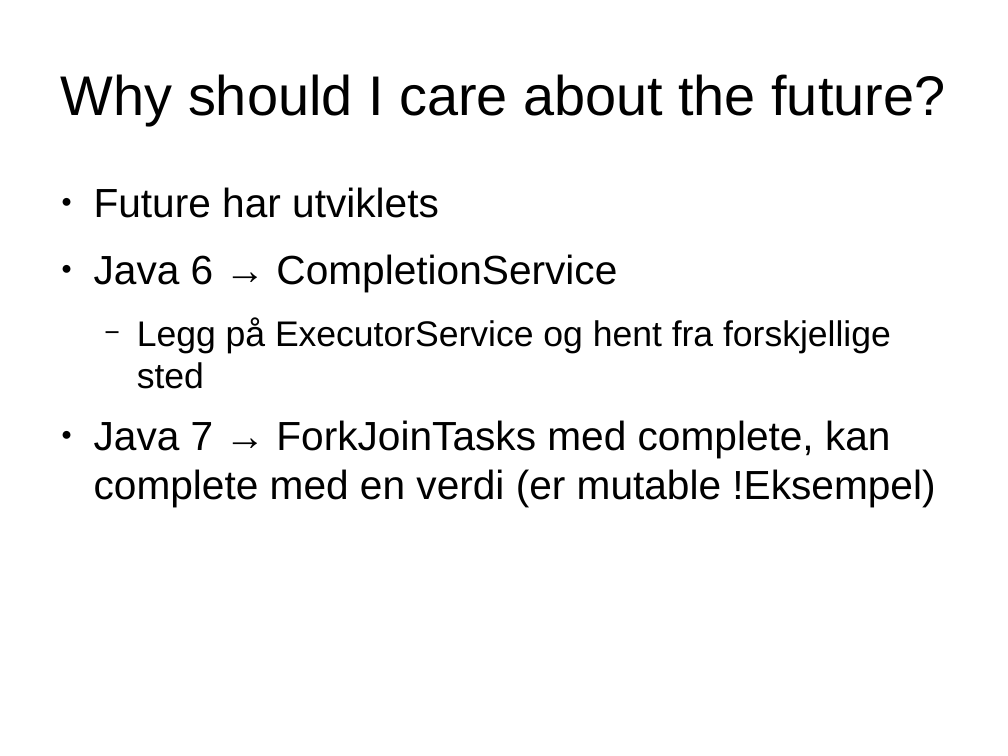
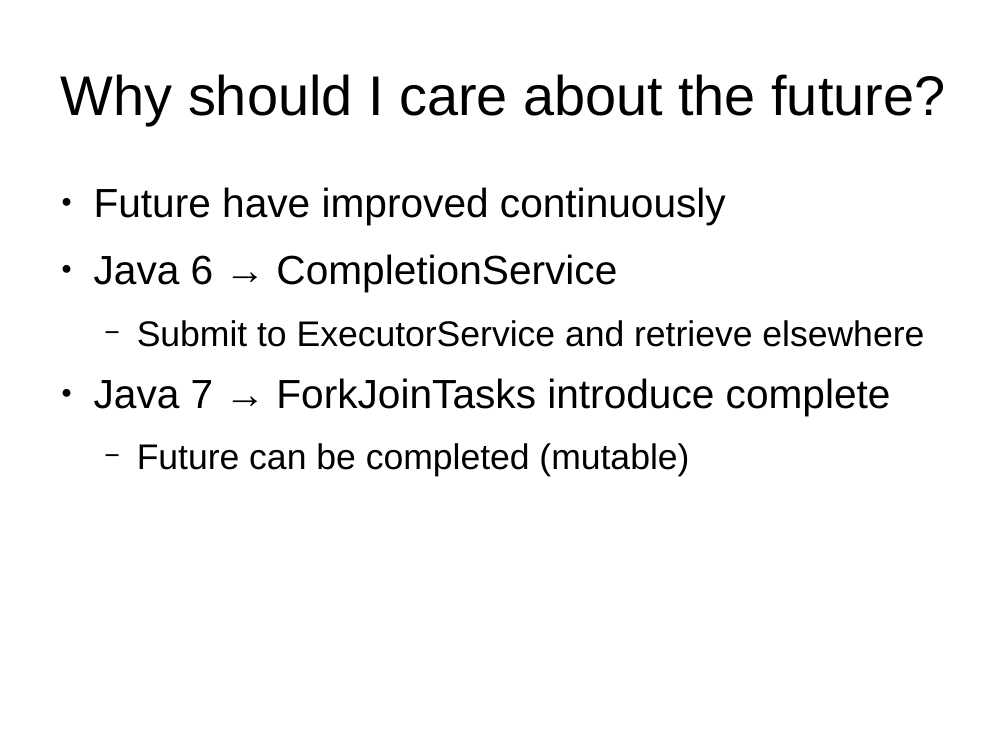
Before and after one commit to vandersson/CompletableFutureDemo, a slide deck: slide 3 of completablefuture.odp. Drawn at 1008x756 pixels with LibreOffice and Linux fonts; fonts in the diff are those of the drawing. Boxes give left, top, right and bottom in pixels: in the first picture for what was removed or moved away, otherwise in the second. Text is boxed around its words. In the diff, an @@ line names an element or a change of style, - is before the commit and + after.

```diff
--- a/completablefuture.odp
+++ b/completablefuture.odp
@@ text at (94, 187, 726, 225): text changed @@
-● Future har utviklets
+● Future have improved continuously
@@ text at (94, 320, 924, 477): text changed; size 32 to 28 pt @@
-  − Legg på ExecutorService og hent fra forskjellige sted
-● Java 7 → ForkJoinTasks med complete, kan complete med en verdi (er mutable !Eksempel)
+  − Submit to ExecutorService and retrieve elsewhere
+● Java 7 → ForkJoinTasks introduce complete
+  − Future can be completed (mutable)
```
Also in this commit, not shown: 2 other slides changed, 2 slides added, 2 slides removed, 5 other files.
